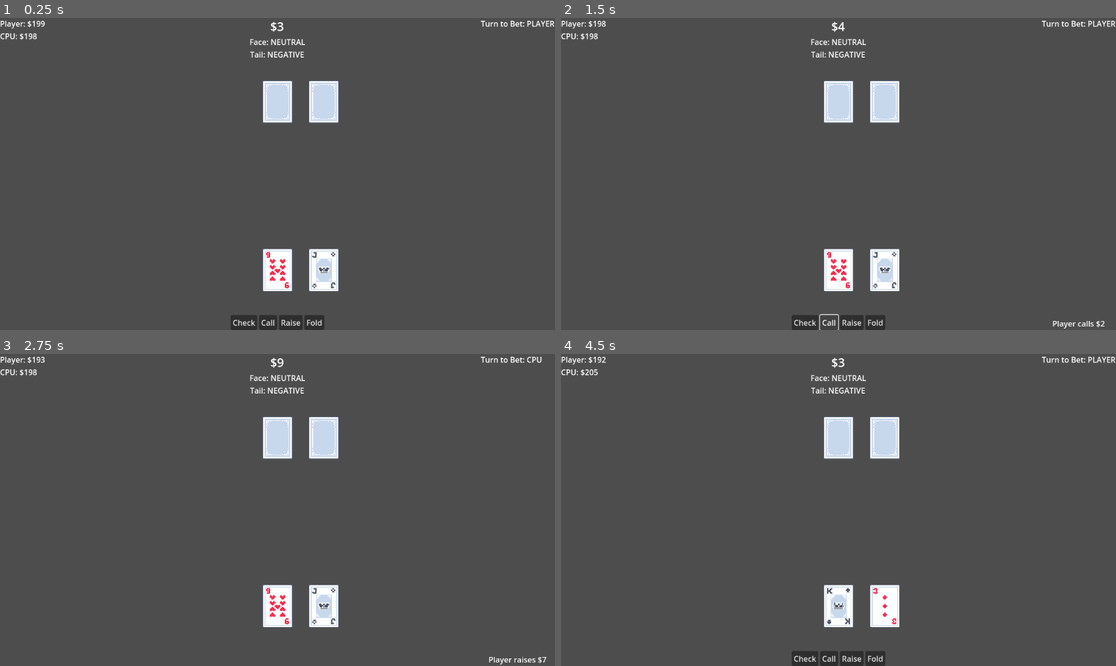
Above: before the commit, frames 1-4 (two rows, left to right).
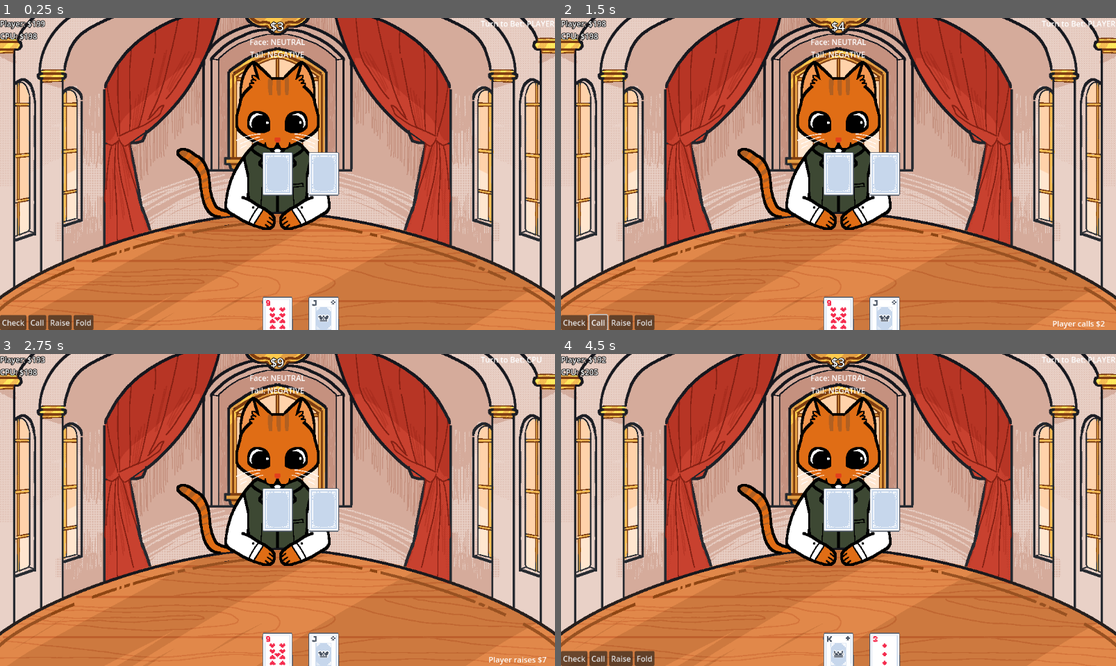
Above: after the commit, the same moments.

Repository: david8zhang/cat-poker
Game: Godot game, scene res://scenes/Main.tscn
The game is run twice, just before and just after one commit, with the same random seed, the same clock (stepped at 60 frames per second) and the same inputs.
Inputs:
- Up to frame 1 (0.25 s): no input
- Up to frame 2 (1.5 s): click "Check" at 0.5 s; click "Call" at 1.25 s
- Up to frame 3 (2.75 s): click "Raise" at 2 s
- Up to frame 4 (4.5 s): tap Enter at 2.75 s; click "Fold" at 3.5 s; click "Next" at 4.25 s

The runs differ from the first frame. In frame 1, 99% of the frame differs, in the area x 0-100%, y 0-100%; in frame 2, 99%; in frame 3, 99%; in frame 4, 99%.

Commit message:
added some basic sprites

Diff:
--- a/prefabs/CPU.tscn
+++ b/prefabs/CPU.tscn
@@ -1,6 +1,18 @@
-[gd_scene load_steps=2 format=3 uid="uid://cfv4qj050cb5i"]
+[gd_scene load_steps=5 format=3 uid="uid://cfv4qj050cb5i"]
 
 [ext_resource type="Script" path="res://scripts/CPUCardPlayer.gd" id="1_wxyct"]
+[ext_resource type="Texture2D" uid="uid://cvkyfb011kf6n" path="res://sprites/face_reactions/face_neutral.png" id="2_apuyw"]
+[ext_resource type="Texture2D" uid="uid://cpti6tolcpbh6" path="res://sprites/tail_reactions/easy/tail_neutral.png" id="2_bii2s"]
+[ext_resource type="Texture2D" uid="uid://b3gpb17px5nsu" path="res://sprites/face_reactions/body.png" id="3_cl2bx"]
 
 [node name="CPU" type="Node2D"]
 script = ExtResource("1_wxyct")
+
+[node name="Tail" type="Sprite2D" parent="."]
+texture = ExtResource("2_bii2s")
+
+[node name="Body" type="Sprite2D" parent="."]
+texture = ExtResource("3_cl2bx")
+
+[node name="Face" type="Sprite2D" parent="."]
+texture = ExtResource("2_apuyw")
--- a/scenes/Main.tscn
+++ b/scenes/Main.tscn
@@ -1,15 +1,23 @@
-[gd_scene load_steps=5 format=3 uid="uid://ceesvpsrqfvfu"]
+[gd_scene load_steps=7 format=3 uid="uid://ceesvpsrqfvfu"]
 
 [ext_resource type="Script" path="res://scripts/Game.gd" id="1_ddqca"]
 [ext_resource type="PackedScene" uid="uid://xs87hn7rxkh5" path="res://prefabs/Player.tscn" id="2_5ghjy"]
 [ext_resource type="PackedScene" uid="uid://c60wlqcbrkrbo" path="res://prefabs/Card.tscn" id="2_bq42j"]
 [ext_resource type="PackedScene" uid="uid://cfv4qj050cb5i" path="res://prefabs/CPU.tscn" id="3_nuusr"]
+[ext_resource type="Texture2D" uid="uid://cafhwcd7m5ih6" path="res://sprites/backgrounds/background.png" id="5_d6hhe"]
+[ext_resource type="Texture2D" uid="uid://crktjn38uuhss" path="res://sprites/backgrounds/table.png" id="6_252dc"]
 
 [node name="Game" type="Node2D"]
 script = ExtResource("1_ddqca")
 card_scene = ExtResource("2_bq42j")
 
 [node name="Camera2D" type="Camera2D" parent="."]
+
+[node name="Background" type="Sprite2D" parent="."]
+texture = ExtResource("5_d6hhe")
+
+[node name="Table" type="Sprite2D" parent="."]
+texture = ExtResource("6_252dc")
 
 [node name="Player" parent="." instance=ExtResource("2_5ghjy")]
 card_scene = ExtResource("2_bq42j")
@@ -20,15 +28,11 @@
 [node name="CanvasLayer" type="CanvasLayer" parent="."]
 
 [node name="PlayerActionButtons" type="HBoxContainer" parent="CanvasLayer"]
-anchors_preset = 7
-anchor_left = 0.5
+anchors_preset = 2
 anchor_top = 1.0
-anchor_right = 0.5
 anchor_bottom = 1.0
-offset_left = -59.5
 offset_top = -40.0
-offset_right = 59.5
-grow_horizontal = 2
+offset_right = 194.0
 grow_vertical = 0
 
 [node name="Check" type="Button" parent="CanvasLayer/PlayerActionButtons"]
@@ -65,6 +69,8 @@
 offset_right = 20.0
 offset_bottom = 38.0
 grow_horizontal = 2
+theme_override_colors/font_outline_color = Color(0, 0, 0, 1)
+theme_override_constants/outline_size = 5
 theme_override_font_sizes/font_size = 25
 text = "$0"
 horizontal_alignment = 1
@@ -81,6 +87,8 @@
 [node name="PlayerChips" type="Label" parent="CanvasLayer"]
 offset_right = 154.0
 offset_bottom = 26.0
+theme_override_colors/font_outline_color = Color(0, 0, 0, 1)
+theme_override_constants/outline_size = 5
 text = "Player: $0
 "
 
@@ -88,6 +96,8 @@
 offset_top = 26.0
 offset_right = 154.0
 offset_bottom = 52.0
+theme_override_colors/font_outline_color = Color(0, 0, 0, 1)
+theme_override_constants/outline_size = 5
 text = "CPU: $0
 "
 
--- a/scripts/CPUCardPlayer.gd
+++ b/scripts/CPUCardPlayer.gd
@@ -57,24 +57,6 @@
 
 func all_ready():
 	update_curr_reaction()
-	var hand1 = [
-		game.generate_card("02", "spades"),
-		game.generate_card("03", "clubs"),
-		game.generate_card("05", "hearts"),
-		game.generate_card("02", "diamonds"),
-		game.generate_card("06", "clubs")
-	]
-
-	var hand2 = [
-		game.generate_card("A", "spades"),
-		game.generate_card("02", "clubs"),
-		game.generate_card("05", "diamonds"),
-		game.generate_card("04", "hearts"),
-		game.generate_card("04", "spades")
-	]
-
-	print(is_straight_draw(hand1))
-	print(is_straight_draw(hand2))
 
 func update_curr_reaction():
 	var cpu_reaction_label = game.cpu_reaction_label
--- a/scripts/CardPlayer.gd
+++ b/scripts/CardPlayer.gd
@@ -32,7 +32,7 @@
 	var curr_pos = Vector2(0, 0)
 	for card in cards:
 		var new_card = card_scene.instantiate() as Card
-		new_card.global_position = curr_pos
+		new_card.position = curr_pos
 		new_card.rank = card.rank
 		new_card.suit = card.suit
 		cards_in_hand.append(new_card)
--- a/scripts/Game.gd
+++ b/scripts/Game.gd
@@ -102,8 +102,8 @@
 	action_log.hide()
 
 	# Initialize players
-	player.global_position = Vector2(0, 200)
-	cpu.global_position = Vector2(0, -150)
+	player.global_position = Vector2(0, 300)
+	cpu.global_position = Vector2(0, 0)
 	init_game()
 	process_next_action(Side.PLAYER)
 	all_ready.emit()
@@ -143,7 +143,8 @@
 	return cards
 
 func deal_cards_on_table(num_cards):
-	var card_pos = Vector2(next_card_x_pos, 0)
+	var card_pos_y = 175
+	var card_pos = Vector2(next_card_x_pos, card_pos_y)
 	var flop_cards = draw_cards_from_deck(num_cards)
 	for c in flop_cards:
 		var card = card_scene.instantiate() as Card
@@ -153,7 +154,7 @@
 		curr_community_cards.append(card)
 		add_child(card)
 		next_card_x_pos += card.sprite.texture.get_width() * card.sprite.scale.x
-		card_pos = Vector2(next_card_x_pos, 0)
+		card_pos = Vector2(next_card_x_pos, card_pos_y)
 		card.show_card()
 
 func process_next_action(next_side_to_act):
Binary file added: sprites/backgrounds/background.png
Not shown, added: sprites/backgrounds/background.png.import
Binary file added: sprites/backgrounds/table.png
Not shown, added: sprites/backgrounds/table.png.import
Binary file added: sprites/face_reactions/body.png
Not shown, added: sprites/face_reactions/body.png.import
Binary file added: sprites/face_reactions/face_angry.png
Not shown, added: sprites/face_reactions/face_angry.png.import
Binary file added: sprites/face_reactions/face_devious.png
Not shown, added: sprites/face_reactions/face_devious.png.import
Binary file added: sprites/face_reactions/face_excited.png
Not shown, added: sprites/face_reactions/face_excited.png.import
(and 12 more such lines)
